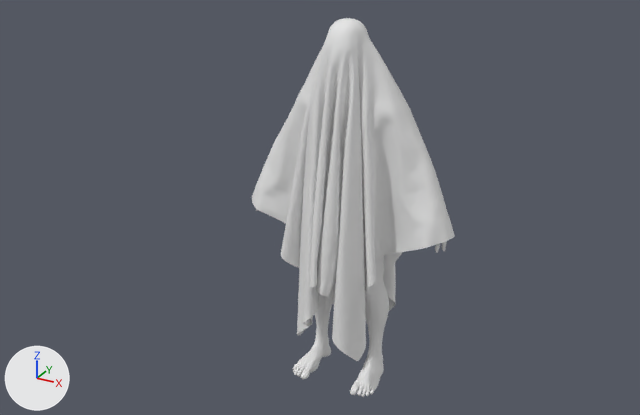
A saved change to the FBX model Assets/Prefabs/ghost.fbx.
Rendered twice from a 50 mm camera at (4.06, -7.92, 6.02) aimed at (-0.24, -0.11, 2.11). The axes (+X, +Y, +Z) are drawn at lower left. The lights are the same throughout. Where no turn or scale is listed for an object, it has been applied to the vertices.

Objects in the first picture: 'FinalBaseMesh', 'Plane'.
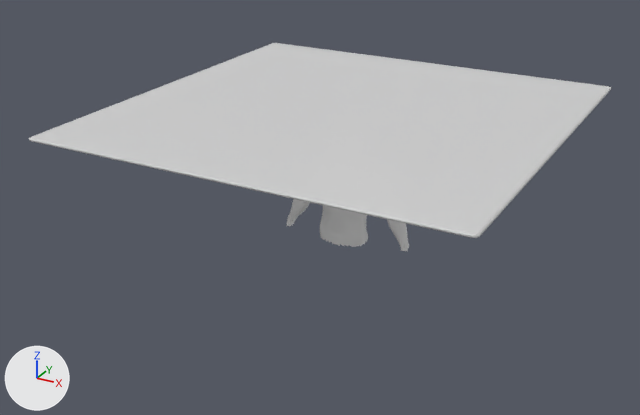
What differs and where, as boxes (x1, y1, x2, y2) in the pictures (640 x 415 px):
'Plane.001', added
    after: (29, 43, 611, 238)
'Plane', deleted
    before: (252, 18, 455, 361)
'FinalBaseMesh', reshaped, rescaled
    before: (256, 209, 447, 397)
    after: (286, 199, 409, 251)

Diff of the bpy script that builds the scene:
```diff
--- a/Assets/Prefabs/ghost.fbx.py
+++ b/Assets/Prefabs/ghost.fbx.py
@@ mat_material @@
+mat_material = principled_material('Material')
+mat_material.base_color = (0.8, 0.8, 0.8)  # white #e7e7e7
+mat_material.alpha = 0.749
@@ me_finalbasemesh_001 @@
 # used by ob_finalbasemesh; location = (0.0, 0.0, 0.0); rotation_euler = (1.571, 0.0, 0.0), in degrees (90, 0, 0); scale = (0.2, 0.2, 0.2)
-me_finalbasemesh_001.from_pydata(...)  # 24461 vertices, 24459 faces; spans x -5.8..5.8, y -0.1..20.7, z -1.9..1.9
+me_finalbasemesh_001.from_pydata(...)  # 10198 vertices, 10117 faces; spans x -5.0..4.8, y 11.1..20.7, z -1.9..1.3
+# me_finalbasemesh_001 part 1: 177 vertices moved within x -5.0..4.8, y 11.3..15.8, z -1.7..0.7; 16277 vertices removed from x -5.8..5.8, y -0.1..15.9, z -1.7..1.9; 2014 vertices added at x -5.0..4.8, y 11.1..15.8, z -1.7..0.1
 me_finalbasemesh_001.materials.append(mat_default)
@@ me_plane_002 @@
+me_plane_002.from_pydata(...)  # 33282 vertices, 33280 faces; spans x -2.24..2.24, y -2.24..2.24, z -0.02..0.0
+me_plane_002.materials.append(mat_material)  # white #e7e7e7
@@ ob_plane @@
-ob_plane = bpy.data.objects.new('Plane', me_mesh)
-ob_plane.location = (0.0, 0.0, 4.155)
@@ ob_finalbasemesh @@
 ob_finalbasemesh.rotation_euler = (1.571, 0.0, 0.0)  # degrees (90, 0, 0)
-ob_finalbasemesh.scale = (0.2, 0.2, 0.2)
+ob_finalbasemesh.scale = (0.155, 0.155, 0.155)
@@ ob_plane_001 @@
+ob_plane_001 = bpy.data.objects.new('Plane.001', me_plane_002)
+ob_plane_001.location = (0.0, 0.0, 3.227)
```
